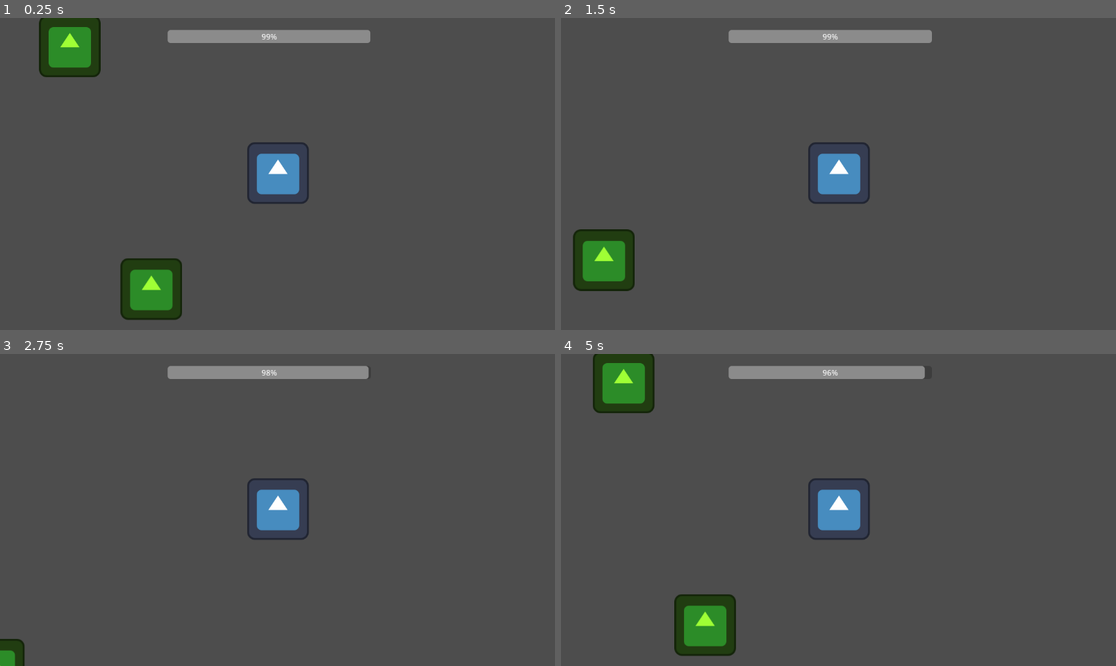
Above: before the commit, frames 1-4 (two rows, left to right).
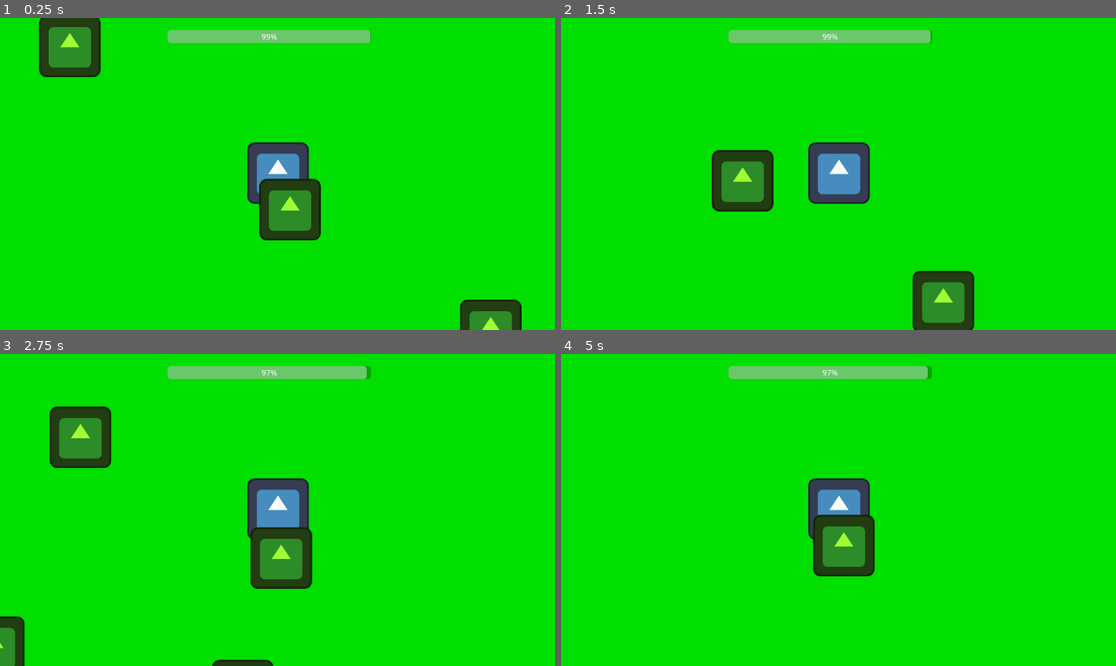
Above: after the commit, the same moments.

Repository: KosmosGame/The-Float
Game: Godot game, scene res://world.tscn
The game is run twice, just before and just after one commit, with the same random seed, the same clock (stepped at 60 frames per second) and the same inputs. The engine's default icon, where the game draws it, is replaced by a stand-in: a white triangle on a blue panel in a dark square.
Inputs (mouse positions are in pixels of both pictures, inside the frame that each line leads up to):
- Up to frame 1 (0.25 s): no input
- Up to frame 2 (1.5 s): tap Enter at 0.5 s; move the mouse to (633, 46) at 0.52 s; hold Right (ui_right) 0.53-1.28 s; tap Alt at 0.6 s; click (633, 46) at 0.67 s; move the mouse to (610, 286) at 1.27 s; hold Down (ui_down) from 1.28 s (still down); tap Shift at 1.35 s; click (610, 286) at 1.42 s
- Up to frame 3 (2.75 s): move the mouse to (333, 441) at 2.02 s; release Down (ui_down) at 2.03 s; hold Right (ui_right) from 2.03 s (still down); tap Alt at 2.1 s; click (333, 441) at 2.17 s
- Up to frame 4 (5 s): move the mouse to (810, 572) at 2.77 s; release Right (ui_right) at 2.78 s; hold Up (ui_up) 2.78-3.53 s; tap Shift at 2.85, 4.35 s; click (810, 572) at 2.92 s; move the mouse to (1005, 556) at 3.52 s; hold Left (ui_left) from 3.53 s (still down); tap Alt at 3.6 s; click (1005, 556) at 3.67 s; move the mouse to (672, 463) at 4.27 s; click (672, 463) at 4.42 s

The runs differ from the first frame. In frame 1, 96% of the frame differs, in the area x 0-100%, y 0-100%; in frame 2, 98%; in frame 3, 98%; in frame 4, 99%.

Commit message:
End of Day 1

Diff:
--- a/the-float-game/berry_bush.gd
+++ b/the-float-game/berry_bush.gd
@@ -1,21 +1,18 @@
 extends StaticBody2D
 
-var berries_available = 3
-
-func _input_event(viewport, event, shape_idx):
-	# Checks if you clicked the left mouse button on the bush
+func _input_event(_viewport, event, _shape_idx):
+	# Detect left mouse click
 	if event is InputEventMouseButton and event.pressed and event.button_index == MOUSE_BUTTON_LEFT:
-		if berries_available > 0:
-			eat_berry()
-		else:
-			print("No berries left!")
+		eat_berry()
 
 func eat_berry():
-	berries_available -= 1
-	print("Yum! Berries left: ", berries_available)
+	# Find the player node in the world
+	var player = get_tree().get_root().find_child("CharacterBody2D", true, false)
 
-	# This finds your player and tells them to eat
-	var player = get_tree().get_root().find_child("CharacterBody2D", true, false)
 	if player:
-		player.hunger = min(player.hunger + 10, 100) # Adds 10 hunger
-		print("New Hunger: ", int(player.hunger))
+		# Add 15 hunger but cap it at 100
+		player.hunger = min(player.hunger + 15, 100)
+		print("Yum! Bush consumed. Hunger: ", int(player.hunger))
+
+	# This makes the bush vanish immediately
+	queue_free()
--- a/the-float-game/bush_spawner.gd
+++ b/the-float-game/bush_spawner.gd
@@ -1,20 +1,23 @@
 extends Node2D
 
-# Load the bush template we just made
+# Load the bush template
 var bush_scene = preload("res://berry_bush.tscn")
 
 func _ready():
-	# Let's spawn 15 bushes when the game starts
-	for i in range(15):
+	# This makes sure the "random" numbers are different every time you play
+	randomize()
+
+	# Spawn 25 bushes (you can change this number)
+	for i in range(25):
 		spawn_bush()
 
 func spawn_bush():
 	var new_bush = bush_scene.instantiate()
 
-	# Pick a random spot within your map boundaries
-	# Adjust these numbers based on how big your ColorRect floor is!
-	var x_pos = randf_range(50, 2000)
-	var y_pos = randf_range(50, 2000)
+	# Pick random coordinates.
+	# Adjust 3000 to match your map size (ColorRect size).
+	var x_pos = randf_range(100, 3000)
+	var y_pos = randf_range(100, 3000)
 
 	new_bush.position = Vector2(x_pos, y_pos)
 	add_child(new_bush)
--- a/the-float-game/world.tscn
+++ b/the-float-game/world.tscn
@@ -7,6 +7,22 @@
 
 [node name="World" type="Node2D"]
 position = Vector2(-12, 7)
+
+[node name="ColorRect" type="ColorRect" parent="."]
+custom_minimum_size = Vector2(4000, 4000)
+anchors_preset = 8
+anchor_left = 0.5
+anchor_top = 0.5
+anchor_right = 0.5
+anchor_bottom = 0.5
+offset_left = -2000.0
+offset_top = -2000.0
+offset_right = 2000.0
+offset_bottom = 2000.0
+grow_horizontal = 2
+grow_vertical = 2
+mouse_filter = 2
+color = Color(0, 0.87432843, 0, 1)
 
 [node name="CharacterBody2D" type="CharacterBody2D" parent="."]
 position = Vector2(576, 324)
@@ -23,6 +39,7 @@
 [node name="MapBoundary" type="StaticBody2D" parent="."]
 
 [node name="CollisionPolygon2D" type="CollisionPolygon2D" parent="MapBoundary"]
+position = Vector2(-72, -15)
 polygon = PackedVector2Array(-980, 1253, 2281, 1242, 2278, -575, -981, -561)
 
 [node name="CanvasLayer" type="CanvasLayer" parent="."]
